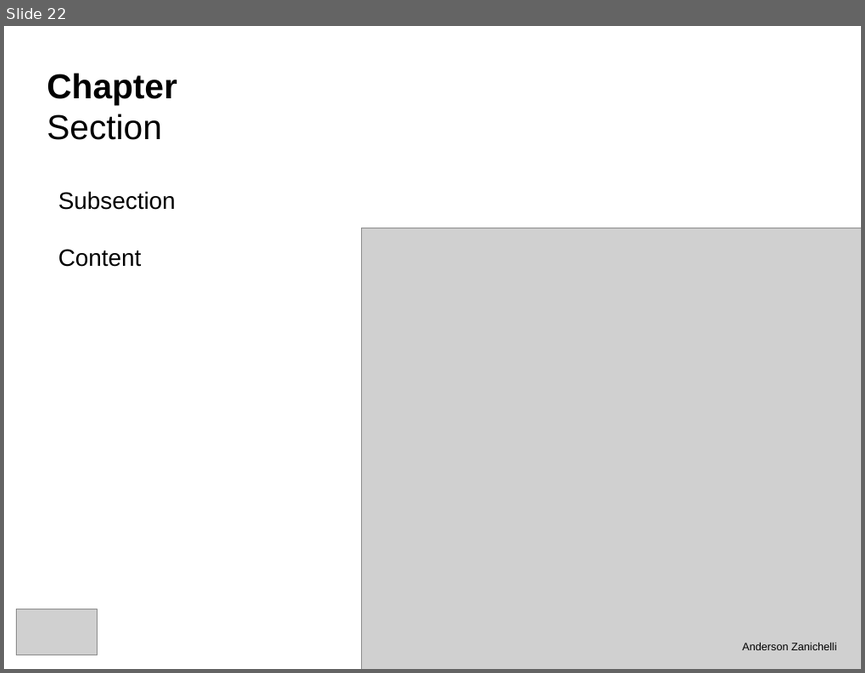
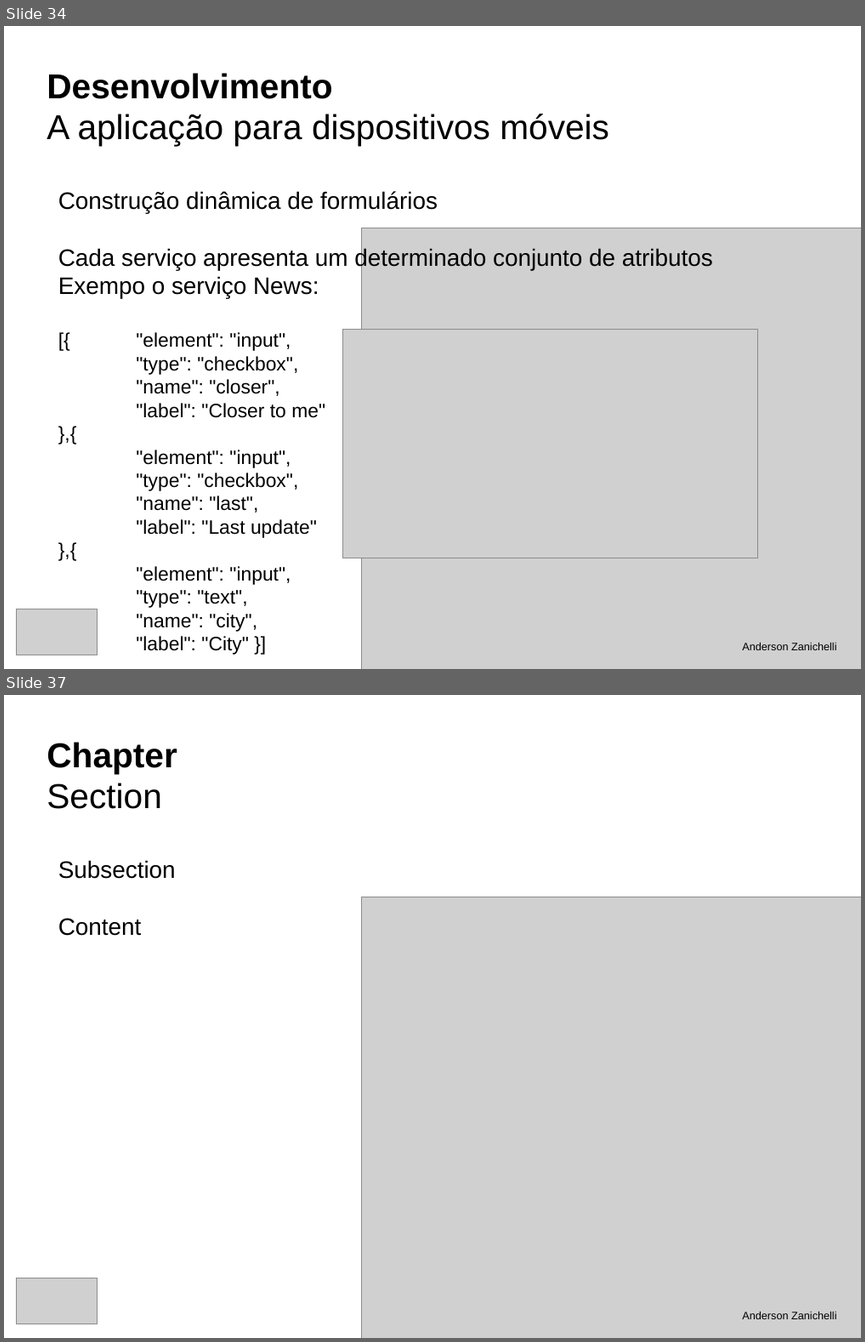
Before and after one commit to andersonzanichelli/tcc-informatica, a slide deck: defesa.odp. Shown one above the other, each under a label of ours: slide 22 before the commit, slides 34 and 37 after it; the slides between them are not shown. The pictures are 865x673 and 865x1342 pixels, drawn with LibreOffice and Linux fonts; fonts in the diff are those of the drawing; grey boxes stand for pictures. Boxes give left, top, right and bottom in pixels: in the first picture for what was removed or moved away, otherwise in the second. Text is boxed around its words. In the diff, an @@ line names an element or a change of style, - is before the commit and + after.

Commit message:
Defesa - Desenvolvimento

```diff
--- a/defesa.odp
+++ b/defesa.odp
@@ slide 34 added at box(4, 26, 861, 669), background #FFFFFF @@
@@ title added at box(46, 73, 609, 146), 32 pt, text #000000 @@
+Desenvolvimento
+A aplicação para dispositivos móveis
@@ text added at box(58, 191, 713, 631), 18 pt, text #000000 @@
+Construção dinâmica de formulários
+Cada serviço apresenta um determinado conjunto de atributos
+Exempo o serviço News:
+[{ "element": "input",
+"type": "checkbox",
+"name": "closer",
+"label": "Closer to me"
+},{
+"element": "input",
+"type": "checkbox",
+"name": "last",
+"label": "Last update"
+},{
+"element": "input",
+"type": "text",
+"name": "city",
+"label": "City" }]
@@ picture added at box(362, 228, 861, 669) @@
@@ picture added at box(343, 329, 758, 558) @@
@@ picture added at box(17, 609, 98, 655) @@
@@ text added at box(742, 641, 836, 650), 10 pt, text #000000 @@
+Anderson Zanichelli
@@ what was slide 22 is now slide 37 @@
```
Also in this commit, not shown: 1 slide changed, 15 other slides added, 2 slides removed, 12 other files.
